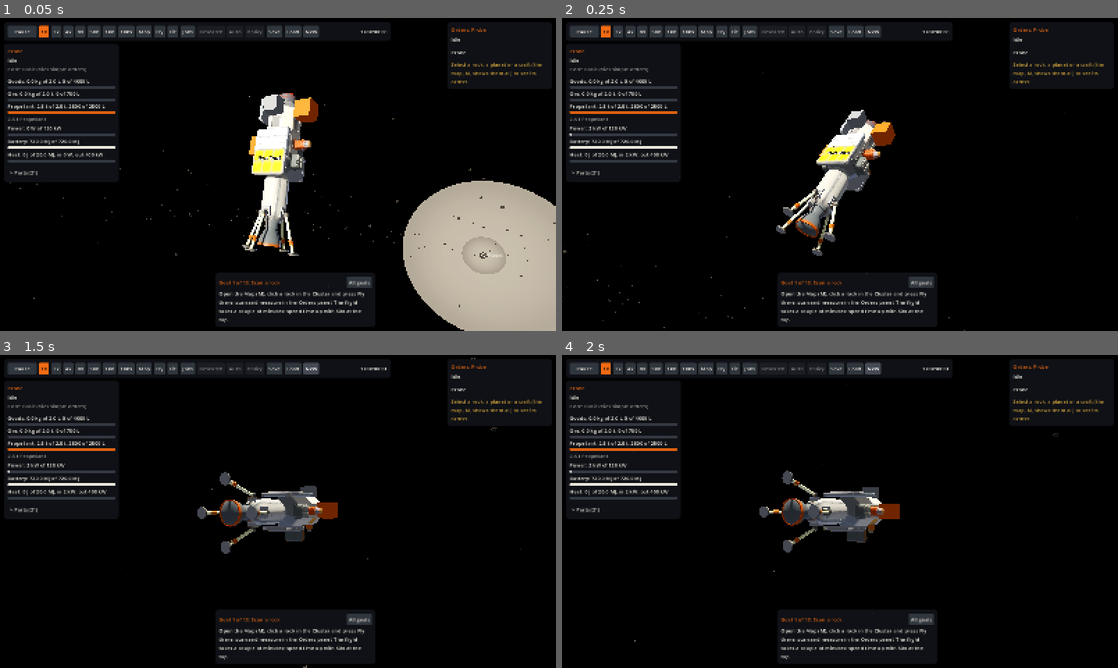
Above: before the commit, frames 1-4 (two rows, left to right).
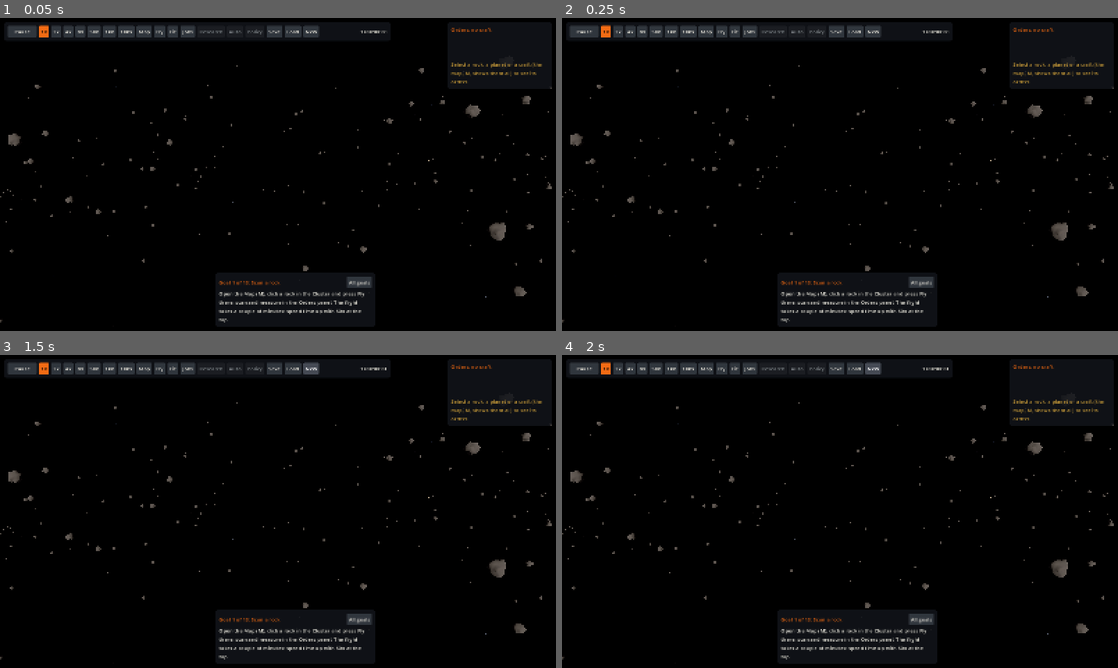
Above: after the commit, the same moments.

Repository: Tunje/spacejunk
Game: Godot game, scene res://client/main.tscn
Same seed, same stepped clock (60 frames per second), same inputs: the game is played once before the commit and once after it.
Inputs:
- Up to frame 1 (0.05 s): no input
- Up to frame 2 (0.25 s): no input
- Up to frame 3 (1.5 s): click "New" at 0.5 s; click "New" at 1.25 s
- Up to frame 4 (2 s): no input

The runs differ from the first frame. In frame 1, 18% of the frame differs, in the area x 0-100%, y 3-100%; in frame 2, 6.3%; in frame 3, 5.6%; in frame 4, 5.6%.
Error after the commit: Parse Error: Static function "rate_for()" not found in base "JobSystem". (res://sim/networks/power_system.gd:85)

Commit message:
C30 (A review): facilities are variable loads limited by power and radiator headroom
PowerSystem keeps or sheds the fixed loads as before, then gives each
running job, in keep order, up to JobSystem.rate_for's want from the
budget and the radiators' heat headroom left (reject_w less the kept
fixed loads' heat_w). What each job got goes into the power flows
(jobs, job_heat_w); a job given no power is shed as any load is, one
held at no speed by heat is kept. HeatSystem takes a facility's heat
from its job's rate. The data loader accepts energy_j / heat_j /
throughput_g_per_s alongside the interim work and work_per_tick.

Co-Authored-By: Claude Opus 5.5 <noreply@anthropic.com>

Diff:
--- a/sim/kernel/data_loader.gd
+++ b/sim/kernel/data_loader.gd
@@ -240,8 +240,9 @@
 	return rounded
 
 
-## "" if every recipe needs a whole `work` of at least 1 and has no duration left over, and every
-## facility does a whole `work_per_tick` of at least 1 (C11, contracts section 5). Otherwise what is
+## "" if every recipe needs a whole `energy_j`, or until B29 `work`, of at least 1 and has no
+## duration left over, and every facility has a `throughput_g_per_s`, or until B29 a whole
+## `work_per_tick`, of at least 1 (C11, C30, contracts section 5). Otherwise what is
 ## wrong, naming the first entry in ID order. A job on a facility of rate 0 would never end, and one
 ## without a rate would fail its first lookup.
 static func work_problem(recipes: Dictionary, modules: Dictionary) -> String:
@@ -251,15 +252,28 @@
 		var recipe: Dictionary = recipes[id]
 		if recipe.has("ticks"):
 			return "recipe %s has seconds; recipes take work points instead" % id
-		if typeof(recipe.get("work")) != TYPE_INT or recipe["work"] < 1:
+		# C30: a run needs energy. Until B29 a recipe may still give work instead, from which the
+		# same energy is derived (JobSystem.run_energy_j).
+		if recipe.has("energy_j"):
+			if typeof(recipe["energy_j"]) != TYPE_INT or recipe["energy_j"] < 1:
+				return "recipe %s needs a whole energy of at least 1 J" % id
+		elif typeof(recipe.get("work")) != TYPE_INT or recipe["work"] < 1:
 			return "recipe %s needs a whole work of at least 1" % id
+		if recipe.has("heat_j") and (typeof(recipe["heat_j"]) != TYPE_INT or recipe["heat_j"] < 0):
+			return "recipe %s needs a whole heat of at least 0 J" % id
+		if recipe.has("throughput_g_per_s") and (typeof(recipe["throughput_g_per_s"]) != TYPE_INT
+				or recipe["throughput_g_per_s"] < 1):
+			return "recipe %s needs a throughput of at least 1 g/s" % id
 	var module_ids := modules.keys()
 	module_ids.sort()
 	for id: String in module_ids:
 		var facility: Variant = modules[id].get("capabilities", {}).get("facility")
 		if facility == null:
 			continue
-		if typeof(facility.get("work_per_tick")) != TYPE_INT or facility["work_per_tick"] < 1:
+		if facility.has("throughput_g_per_s"):
+			if typeof(facility["throughput_g_per_s"]) != TYPE_INT or facility["throughput_g_per_s"] < 1:
+				return "module %s's facility needs a throughput of at least 1 g/s" % id
+		elif typeof(facility.get("work_per_tick")) != TYPE_INT or facility["work_per_tick"] < 1:
 			return "module %s's facility needs a whole work_per_tick of at least 1" % id
 	return ""
 
--- a/sim/networks/heat_system.gd
+++ b/sim/networks/heat_system.gd
@@ -1,7 +1,8 @@
 class_name HeatSystem
 extends SimSystem
 ## The heat loop of networks.md section 4. One loop per unit. Waste heat comes from the parts
-## PowerSystem ran this tick, so this system must be registered after it.
+## PowerSystem ran this tick, so this system must be registered after it. A facility's heat is its
+## job's, at the rate it ran (C30); any other part's is its module's heat_w.
 
 const HEAT_CLEAR_PPM := 800000
 const PPM := 1000000
@@ -14,7 +15,7 @@
 	ctx.flows[FLOW_KEY] = flows
 	var power: Dictionary = ctx.flows[PowerSystem.FLOW_KEY]
 	for id: int in _sorted(ctx.state["units"]):
-		flows[id] = _settle_loop(ctx, id, power[id]["ran"])
+		flows[id] = _settle_loop(ctx, id, power[id]["ran"], power[id]["job_heat_w"])
 
 
 func detect(ctx: SimContext) -> void:
@@ -119,13 +120,13 @@
 
 ## Phase 6: heat rises first, then radiators take off what they can. A clamped amount is dropped,
 ## so radiators build no credit while the loop is cold.
-func _settle_loop(ctx: SimContext, id: int, ran: Array) -> Dictionary:
+func _settle_loop(ctx: SimContext, id: int, ran: Array, job_heat_w: Dictionary) -> Dictionary:
 	var unit: Dictionary = ctx.state["units"][id]
 	var index := UnitIndex.of(ctx, id)
 	var heat_w: Dictionary = index["heat_w"]
 	var input_w := 0
 	for part_id: int in ran:
-		input_w += heat_w[part_id]
+		input_w += job_heat_w.get(part_id, heat_w[part_id])
 	var reject_w := UnitIndex.healthy_total(ctx, index["radiators"])
 	var before_j: int = unit["heat_stored_j"]
 	var in_rem: int = unit["heat_in_remainder"]
@@ -152,10 +153,11 @@
 			return parts[a]["priority"] < parts[b]["priority"]
 		return a > b)
 	var input_w: int = flow["input_w"]
+	var job_heat_w: Dictionary = ctx.flows[PowerSystem.FLOW_KEY][id]["job_heat_w"]
 	for part_id: int in producers:
 		if input_w <= flow["reject_w"]:
 			return
-		var heat_w: int = UnitIndex.of(ctx, id)["heat_w"][part_id]
+		var heat_w: int = job_heat_w.get(part_id, UnitIndex.of(ctx, id)["heat_w"][part_id])
 		if heat_w > 0:
 			parts[part_id]["fault"] = REASON_OVER_LIMIT
 			input_w -= heat_w
--- a/sim/networks/power_system.gd
+++ b/sim/networks/power_system.gd
@@ -8,7 +8,8 @@
 
 const SET_PRIORITY := "set_priority"
 const SHED_HOLD_SECONDS := 5
-## The work_per_tick of a full-size facility, at which a recipe draws its stated power.
+## The work_per_tick of a full-size facility, at which a recipe drew its stated power. Only the
+## interim defaults of C30 still use it, until B29 (JobSystem.run_energy_j).
 const FULL_RATE_WORK_PER_TICK := 100
 const PPM := 1000000
 const REASON_NO_POWER := "no_power"
@@ -55,9 +56,54 @@
 	var jobs := _jobs_by_unit(ctx)
 	for id: int in _sorted(ctx.state["units"]):
 		var flow: Dictionary = flows[id]
-		var loads := _loads(ctx, id, jobs.get(id, []))
-		_choose(ctx, id, loads, flow["budget_w"])
+		var loads := _loads(ctx, id)
+		var kept_w := _choose(loads, flow["budget_w"])
+		loads.append_array(_job_loads(ctx, id, jobs.get(id, []), flow["budget_w"] - kept_w,
+			_heat_headroom(ctx, id, loads), flow))
+		_apply_choice(ctx, id, loads)
 		_settle_flows(flow, loads)
+
+
+## C30, the owner's ruling: a facility is a variable load. Once the fixed loads are kept or shed,
+## each running job, in keep order, takes up to what JobSystem.rate_for allows it from the power and
+## the radiators' heat headroom still left. A job given no power is shed as any load is; one held
+## at no speed by heat alone is kept, and pauses on no_heat_headroom. What each job is given goes
+## into the flows for JobSystem's phase 5, and the heat it makes for HeatSystem's phase 6.
+func _job_loads(ctx: SimContext, unit: int, jobs: Array, power_w: int, heat_w: int, flow: Dictionary) -> Array[Dictionary]:
+	var parts: Dictionary = ctx.state["parts"]
+	var ordered: Array = jobs.filter(func(job: Dictionary) -> bool: return parts[job["facility"]]["fault"] == "")
+	ordered.sort_custom(func(a: Dictionary, b: Dictionary) -> bool:
+		var pa: int = parts[a["facility"]]["priority"]
+		var pb: int = parts[b["facility"]]["priority"]
+		if pa != pb:
+			return pa > pb
+		return a["facility"] < b["facility"])
+	var result: Array[Dictionary] = []
+	for job: Dictionary in ordered:
+		var part_id: int = job["facility"]
+		var held: bool = parts[part_id]["shed_until_tick"] > ctx.tick
+		var given := JobSystem.rate_for(ctx, job, 0 if held else power_w, heat_w)
+		power_w -= given["rate_w"]
+		heat_w -= given["heat_w"]
+		flow["jobs"][job["id"]] = given
+		flow["job_heat_w"][part_id] = given["heat_w"]
+		result.append({
+			"part": part_id, "draw_w": given["rate_w"], "demand_w": given["want_w"],
+			"priority": parts[part_id]["priority"], "held": held,
+			"keep": given["rate_w"] > 0 or (not held and given["limit"] != JobSystem.LIMIT_POWER),
+		})
+	return result
+
+
+## C30: the heat the healthy radiators can reject this tick beyond what the kept fixed loads give
+## off, floored at 0. Jobs share it, so they never add heat faster than it is taken off.
+func _heat_headroom(ctx: SimContext, unit: int, loads: Array[Dictionary]) -> int:
+	var index := UnitIndex.of(ctx, unit)
+	var headroom := UnitIndex.healthy_total(ctx, index["radiators"])
+	for entry: Dictionary in loads:
+		if entry["keep"]:
+			headroom -= index["heat_w"][entry["part"]]
+	return maxi(0, headroom)
 
 
 func update_stores(ctx: SimContext) -> void:
@@ -600,13 +646,14 @@
 		budget_w += cap_w
 	return {
 		"generated_w": supply_w, "budget_w": budget_w + supply_w, "consumed_w": 0, "discharged_w": 0,
-		"charged_w": 0, "curtailed_w": 0, "batteries": batteries, "ran": [],
+		"charged_w": 0, "curtailed_w": 0, "batteries": batteries, "ran": [], "jobs": {}, "job_heat_w": {},
 	}
 
 
-## Every load on a unit in keep order: priority descending, then part ID ascending.
-func _loads(ctx: SimContext, unit: int, jobs: Array) -> Array[Dictionary]:
-	var wanted := _wanted_draws(ctx, unit, jobs)
+## Every fixed load on a unit in keep order: priority descending, then part ID ascending. Jobs are
+## variable loads, taken after these (_job_loads).
+func _loads(ctx: SimContext, unit: int) -> Array[Dictionary]:
+	var wanted := _wanted_draws(ctx, unit)
 	var result: Array[Dictionary] = []
 	var parts: Dictionary = ctx.state["parts"]
 	for part_id: int in _sorted(wanted):
@@ -621,8 +668,8 @@
 	return result
 
 
-## Draw by part ID, for each part that wants power (networks.md section 2).
-func _wanted_draws(ctx: SimContext, unit_id: int, jobs: Array) -> Dictionary:
+## Draw by part ID, for each fixed load that wants power (networks.md section 2).
+func _wanted_draws(ctx: SimContext, unit_id: int) -> Dictionary:
 	var state := ctx.state
 	var unit: Dictionary = state["units"][unit_id]
 	var index := UnitIndex.of(ctx, unit_id)
@@ -637,19 +684,10 @@
 	var op: Dictionary = unit["op"]
 	if op["part"] != 0 and op["type"] != OP_IDLE and op["type"] != OP_MOVING and powers.has(op["part"]):
 		wanted[op["part"]] = powers[op["part"]]
-	for job: Dictionary in jobs:
-		wanted[job["facility"]] = job_draw_w(ctx, job)
 	for part_id: int in wanted.keys():
 		if parts[part_id]["fault"] != "":
 			wanted.erase(part_id)
 	return wanted
-
-
-## A job's draw: its recipe's power at the full-size rate, scaled to its facility's rate and rounded
-## up, so a run uses about the same energy on any size of facility (contracts section 5).
-static func job_draw_w(ctx: SimContext, job: Dictionary) -> int:
-	return IntMath.mul_div_ceil(ctx.defs["recipes"][job["recipe"]]["power_w"],
-		JobSystem.work_per_tick(ctx, job["facility"]), FULL_RATE_WORK_PER_TICK)
 
 
 ## Load-making jobs by the unit their facility is on, in ascending job ID.
@@ -666,11 +704,12 @@
 
 func _job_is_load(job: Dictionary) -> bool:
 	return job["status"] == JOB_RUNNING \
-		or (job["status"] == JOB_PAUSED and job["reason"] == REASON_NO_POWER)
-
-
-## Phase 4 allocation, then the state and events of what changed.
-func _choose(ctx: SimContext, unit: int, loads: Array[Dictionary], budget_w: int) -> void:
+		or (job["status"] == JOB_PAUSED
+			and (job["reason"] == REASON_NO_POWER or job["reason"] == JobSystem.REASON_NO_HEAT))
+
+
+## Phase 4 allocation of the fixed loads. Returns what the kept ones draw.
+func _choose(loads: Array[Dictionary], budget_w: int) -> int:
 	var total_w := 0
 	for entry: Dictionary in loads:
 		entry["keep"] = not entry["held"]
@@ -684,7 +723,7 @@
 		if not entry["keep"] and not entry["held"] and total_w + entry["draw_w"] <= budget_w:
 			entry["keep"] = true
 			total_w += entry["draw_w"]
-	_apply_choice(ctx, unit, loads)
+	return total_w
 
 
 func _apply_choice(ctx: SimContext, unit: int, loads: Array[Dictionary]) -> void:
@@ -694,7 +733,7 @@
 	for entry: Dictionary in loads:
 		var part: Dictionary = parts[entry["part"]]
 		is_load[entry["part"]] = true
-		demand_w += entry["draw_w"]
+		demand_w += entry.get("demand_w", entry["draw_w"])
 		part["draw_w"] = entry["draw_w"] if entry["keep"] else 0
 		if entry["keep"] and part["shed"]:
 			part["shed"] = false
